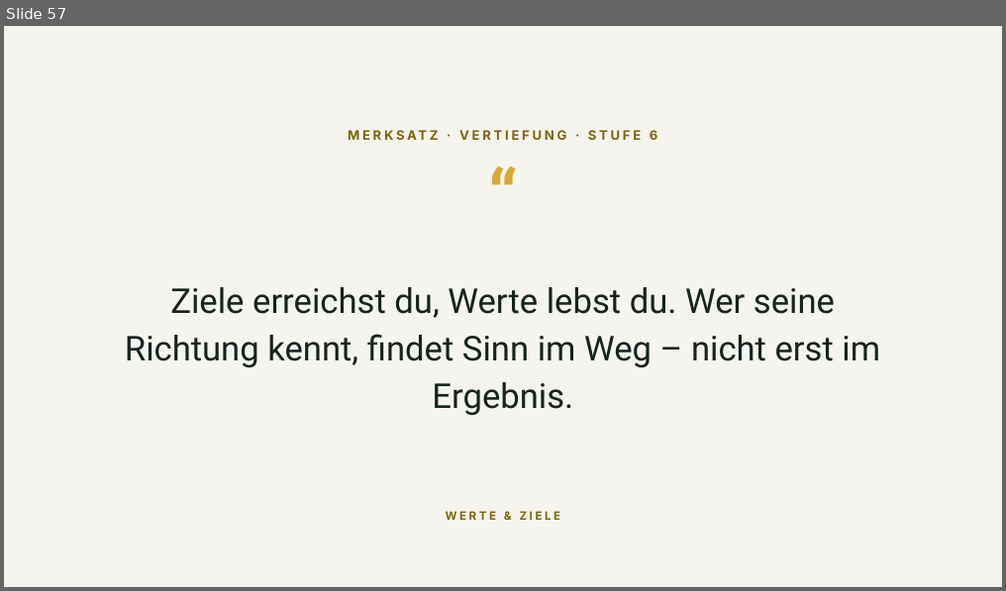
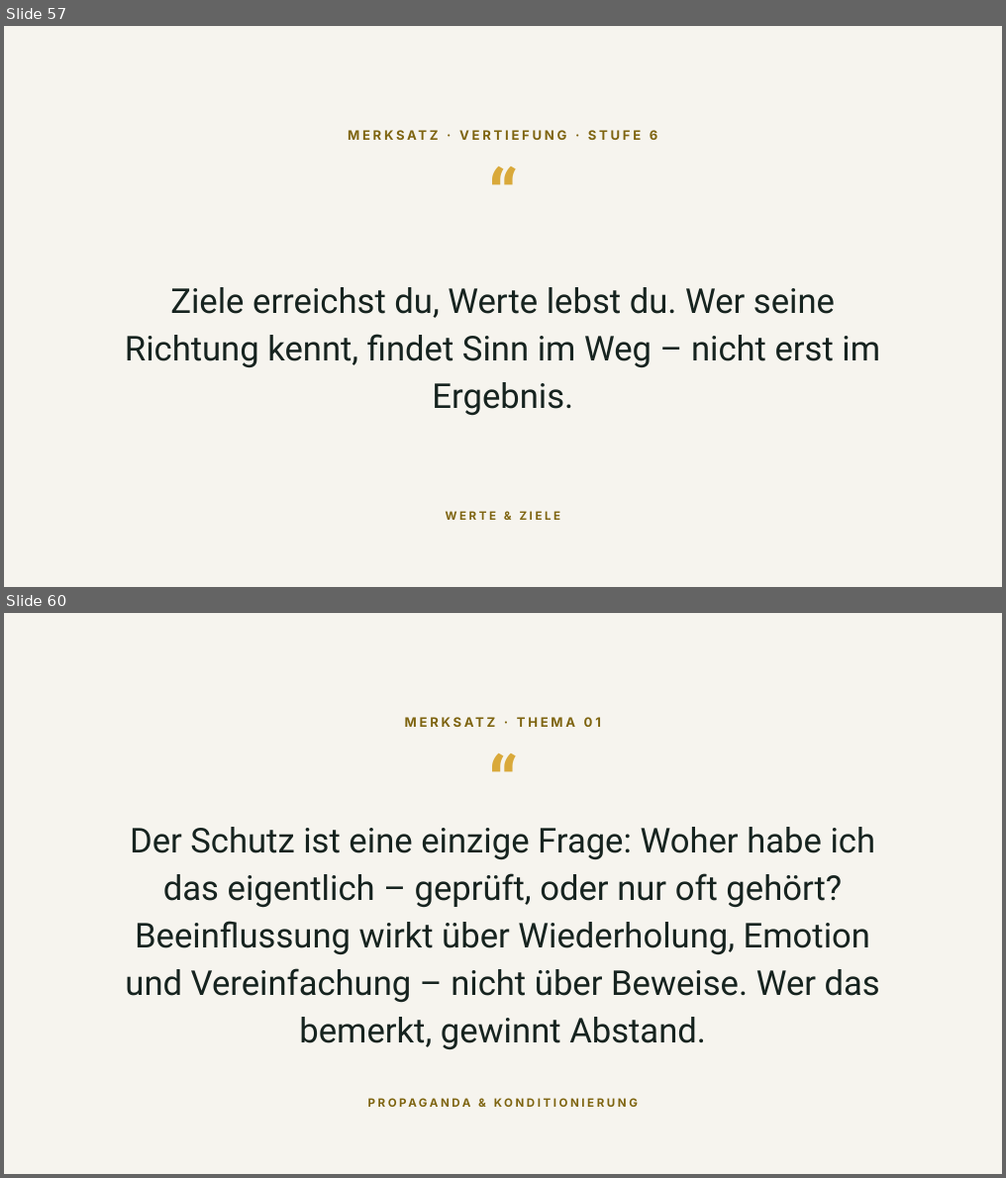
Before and after one commit to Heiko888/werdemeisterdeinergedanken, a slide deck: docs/video/WMDG-Video-Folien.pptx. Shown one above the other, each under a label of ours: slide 57 before the commit, slides 57 and 60 after it; the slides between them are not shown. The pictures are 1006x591 and 1006x1178 pixels, drawn with LibreOffice and Linux fonts; fonts in the diff are those of the drawing. Boxes give left, top, right and bottom in pixels: in the first picture for what was removed or moved away, otherwise in the second. Text is boxed around its words. In the diff, an @@ line names an element or a change of style, - is before the commit and + after.

```diff
--- a/docs/video/WMDG-Video-Folien.pptx
+++ b/docs/video/WMDG-Video-Folien.pptx
@@ slide 60 added at [4,613,1002,1174], background #F6F4EE @@
@@ text added at [4,714,1002,744], 12.5 pt, text #7E6410, bold @@
+MERKSATZ · THEMA 01
@@ text added at [4,737,1002,811], 70 pt, text #D9A93A, bold @@
+“
@@ text added at [125,827,880,1051], 33 pt, text #16231F @@
+Der Schutz ist eine einzige Frage: Woher habe ich das eigentlich – geprüft, oder nur oft gehört? Beeinflussung wirkt über Wiederholung, Emotion und Vereinfachung – nicht über Beweise. Wer das bemerkt, gewinnt Abstand.
@@ text added at [4,1088,1002,1118], 11 pt, text #7E6410, bold @@
+PROPAGANDA & KONDITIONIERUNG
```
Also in this commit, not shown: 13 slides changed, 32 other slides added, 5 other files.
